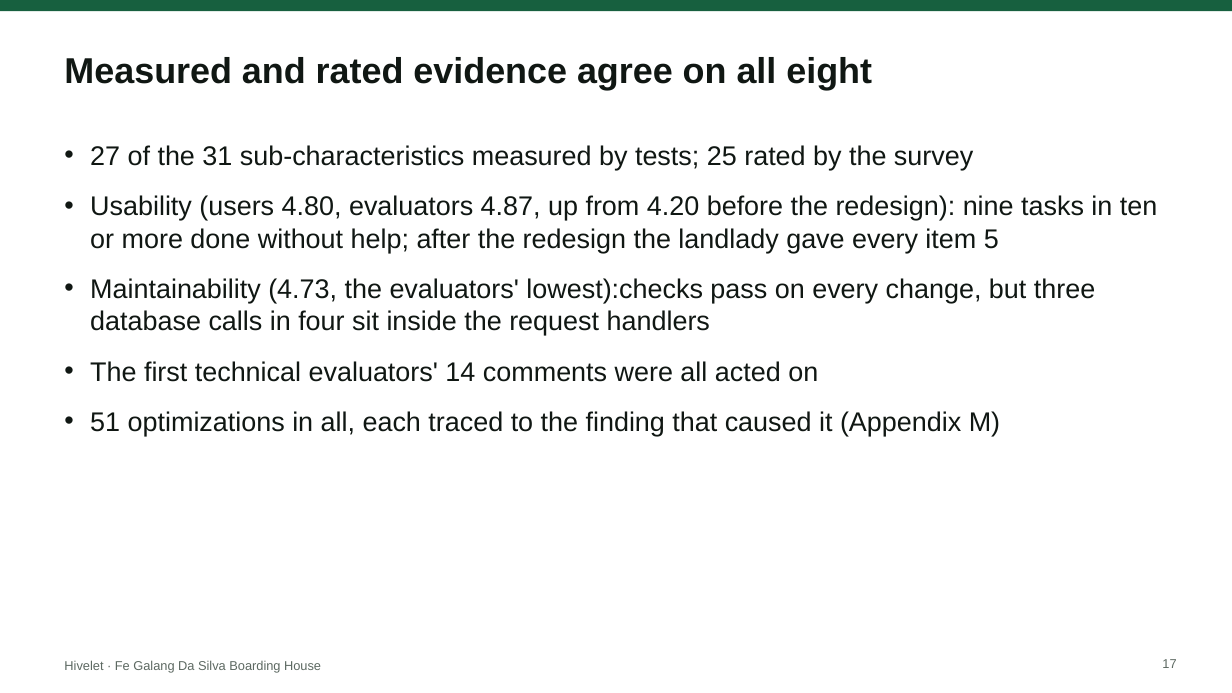
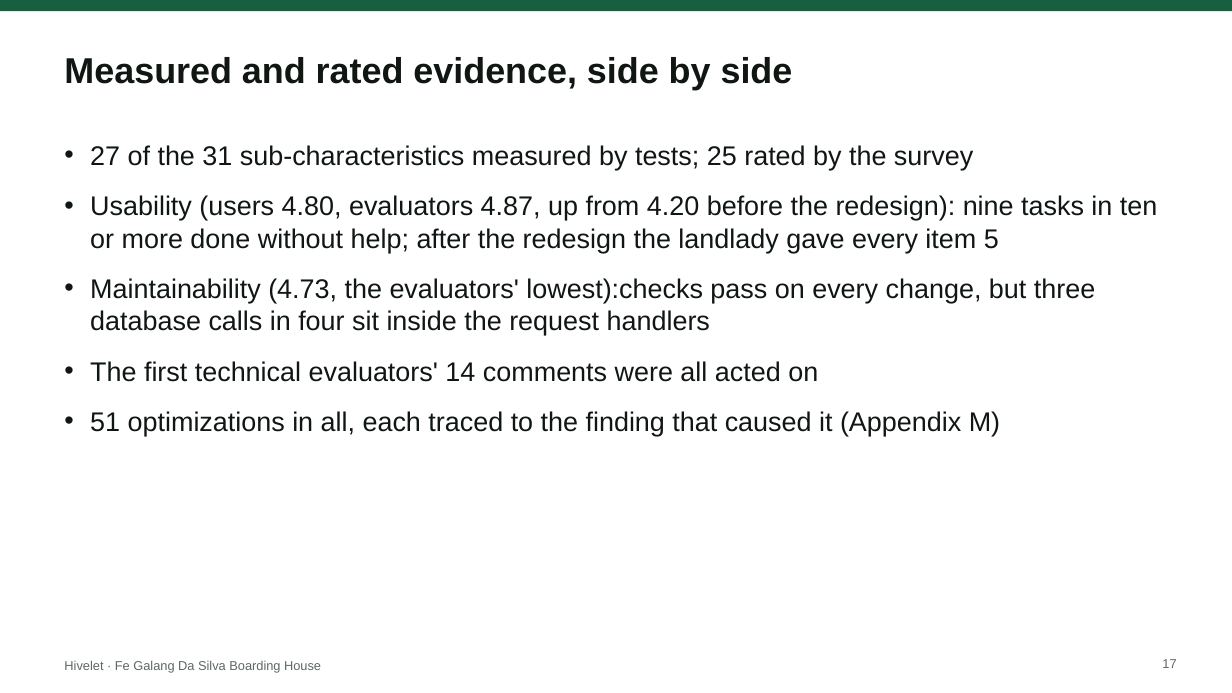
Before and after one commit to SeanJerve/hivelet, a slide deck: slide 17 of FINAL/HIVELET DEFENSE SLIDES.pptx. Drawn at 1232x693 pixels with LibreOffice and Linux fonts; fonts in the diff are those of the drawing. Boxes give left, top, right and bottom in pixels: in the first picture for what was removed or moved away, otherwise in the second. Text is boxed around its words. In the diff, an @@ line names an element or a change of style, - is before the commit and + after.

```diff
--- a/FINAL/HIVELET DEFENSE SLIDES.pptx
+++ b/FINAL/HIVELET DEFENSE SLIDES.pptx
@@ text at (x1=64, y1=57, x2=793, y2=90): text changed @@
-Measured and rated evidence agree on all eight
+Measured and rated evidence, side by side
```
Also in this commit, not shown: 9 other files.
